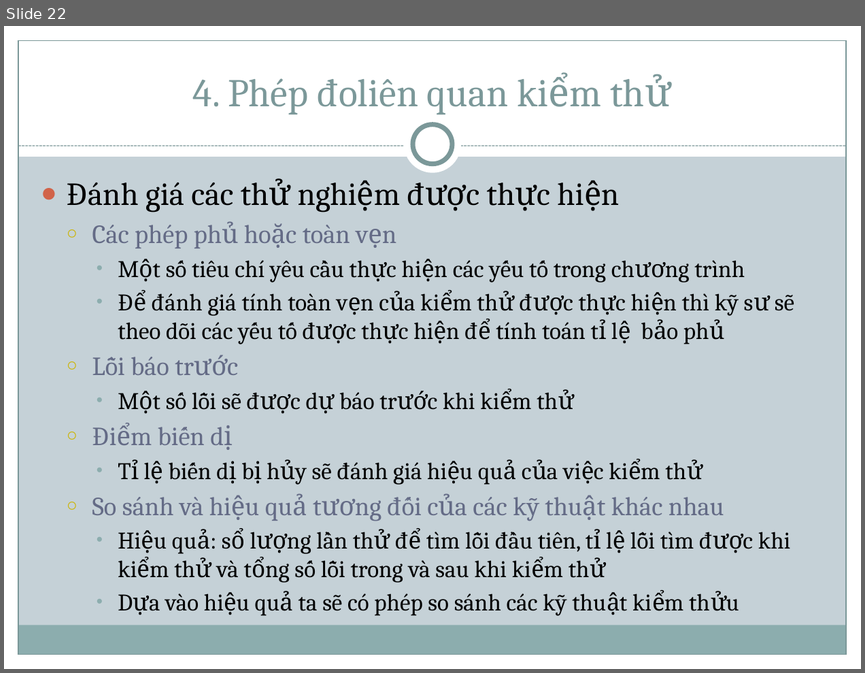
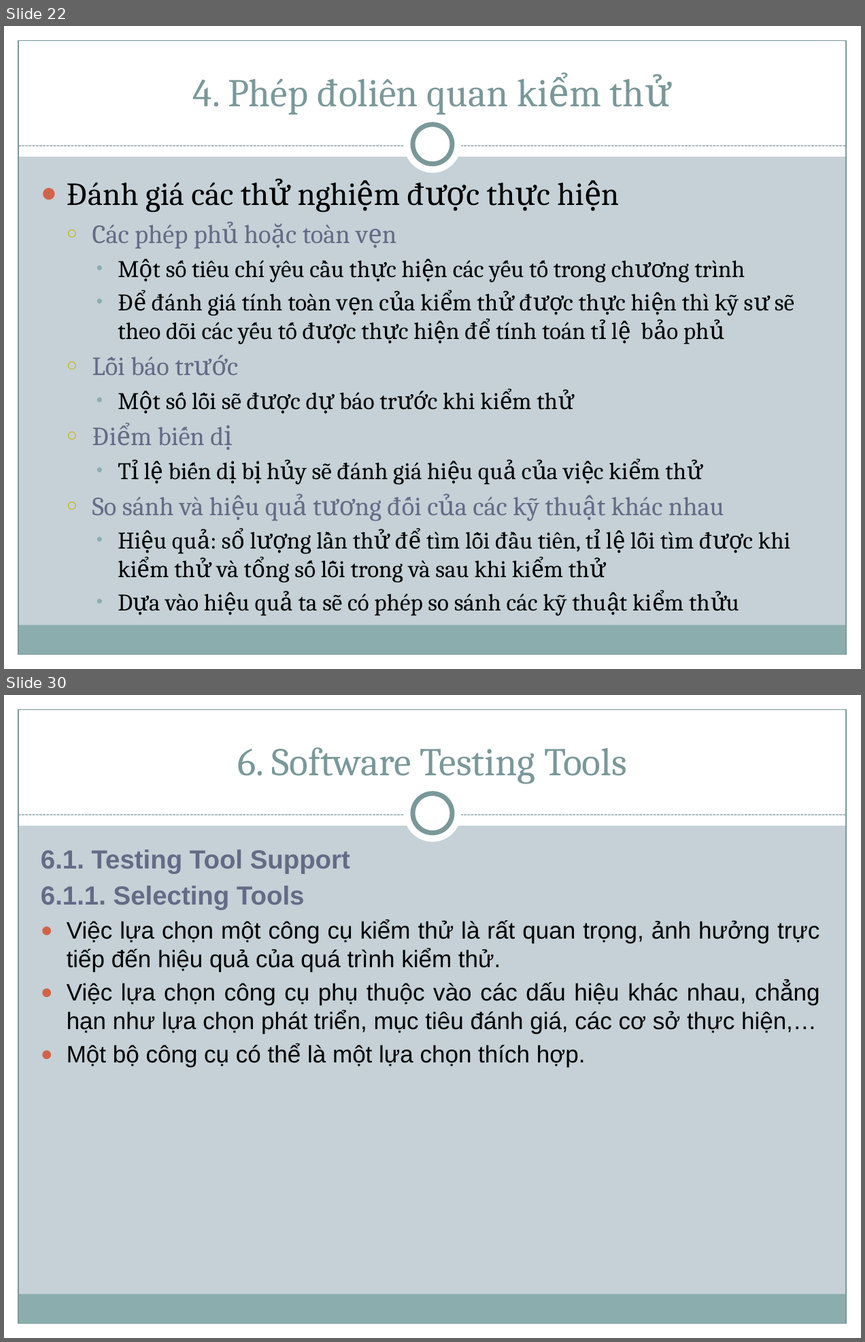
Before and after one commit to thienphamvan/chapter4, a slide deck: Slide/Chap 4 - Sofware Testing.pptx. Shown one above the other, each under a label of ours: slide 22 before the commit, slides 22 and 30 after it; the slides between them are not shown. The pictures are 865x673 and 865x1342 pixels, drawn with LibreOffice and Linux fonts; fonts in the diff are those of the drawing. Boxes give left, top, right and bottom in pixels: in the first picture for what was removed or moved away, otherwise in the second. Text is boxed around its words. In the diff, an @@ line names an element or a change of style, - is before the commit and + after.

```diff
--- a/Slide/Chap 4 - Sofware Testing.pptx
+++ b/Slide/Chap 4 - Sofware Testing.pptx
@@ slide 30 added at (4,695,861,1338), background #C5D1D7; not listed: 9 template elements that a slide beside it also shows @@
@@ title added at (237,747,627,784), 33 pt, text #7C999A @@
+6. Software Testing Tools
@@ text added at (41,849,819,1067), 20 pt, text #000000 @@
+  6.1. Testing Tool Support
+  6.1.1. Selecting Tools
+  ● Việc lựa chọn một công cụ kiểm thử là rất quan trọng, ảnh hưởng trực tiếp đến hiệu quả của quá trình kiểm thử.
+  ● Việc lựa chọn công cụ phụ thuộc vào các dấu hiệu khác nhau, chẳng hạn như lựa chọn phát triển, mục tiêu đánh giá, các cơ sở thực hiện,…
+  ● Một bộ công cụ có thể là một lựa chọn thích hợp.
```
Also in this commit, not shown: 10 other slides added.
